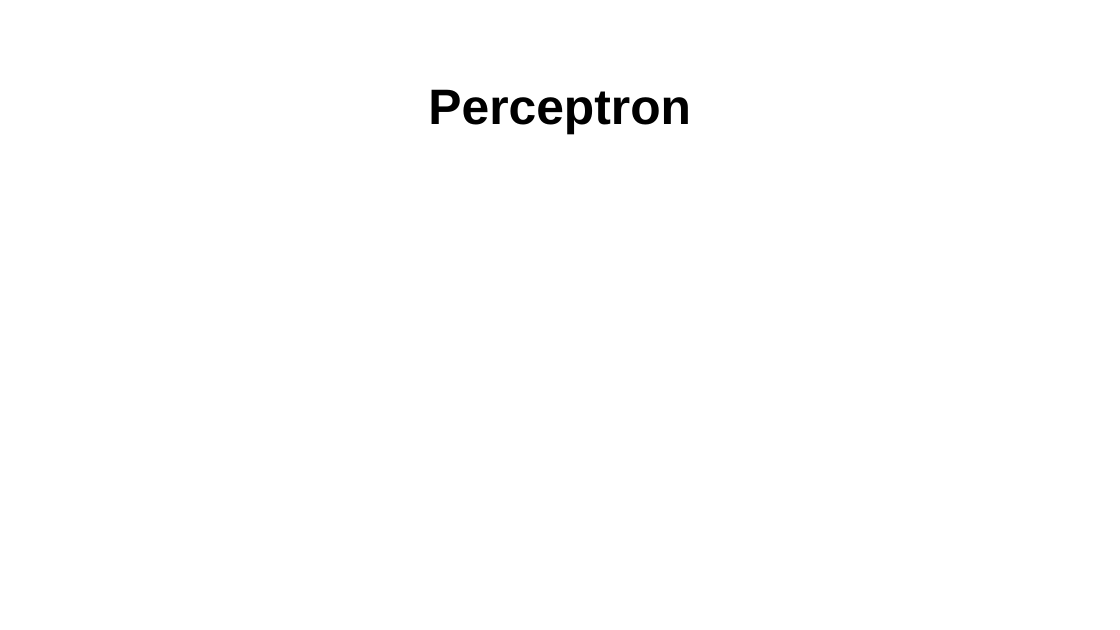
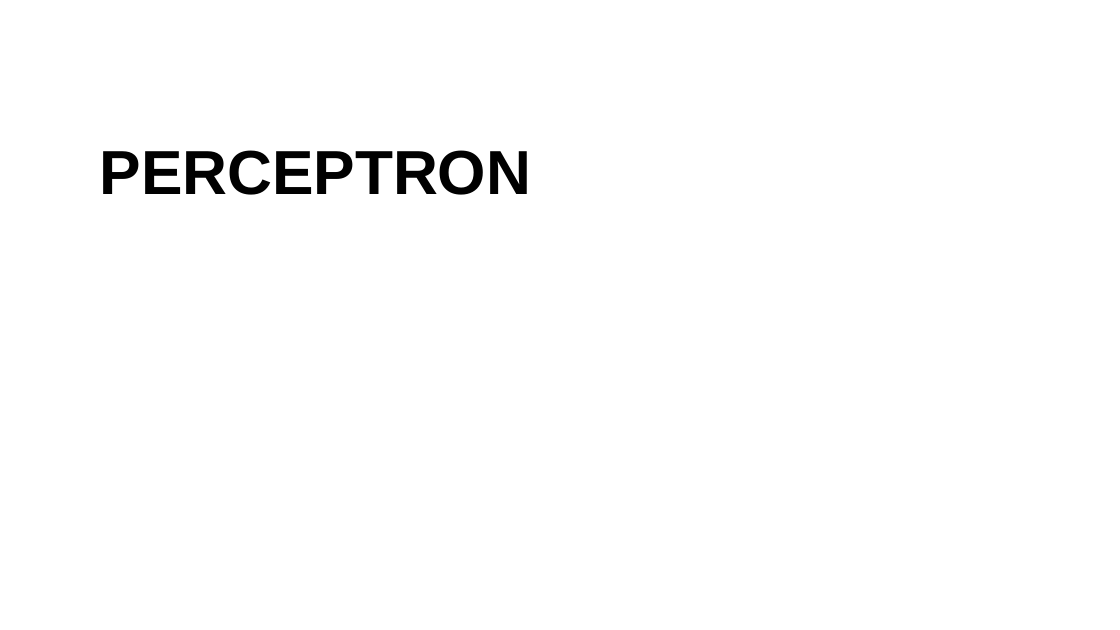
Before and after one commit to fbsmith/sciantix-official, a slide deck: slide 5 of presentations/2026-02-20.pptx (slide 4 before the commit). Drawn at 1120x630 pixels with LibreOffice and Linux fonts; fonts in the diff are those of the drawing; background and template pictures are left out. Boxes give left, top, right and bottom in pixels: in the first picture for what was removed or moved away, otherwise in the second. Text is boxed around its words. In the diff, an @@ line names an element or a change of style, - is before the commit and + after.

```diff
--- a/presentations/2026-02-20.pptx
+++ b/presentations/2026-02-20.pptx
@@ title "PERCEPTRON" at [100, 150, 532, 195]: vertical alignment middle to top @@
@@ title at [100, 150, 532, 195]: text changed; size 32 to 40 pt @@
-Perceptron
+PERCEPTRON
```
Also in this commit, not shown: 1 other slide changed, 13 slides added, 3 slides removed, 6 other files.
